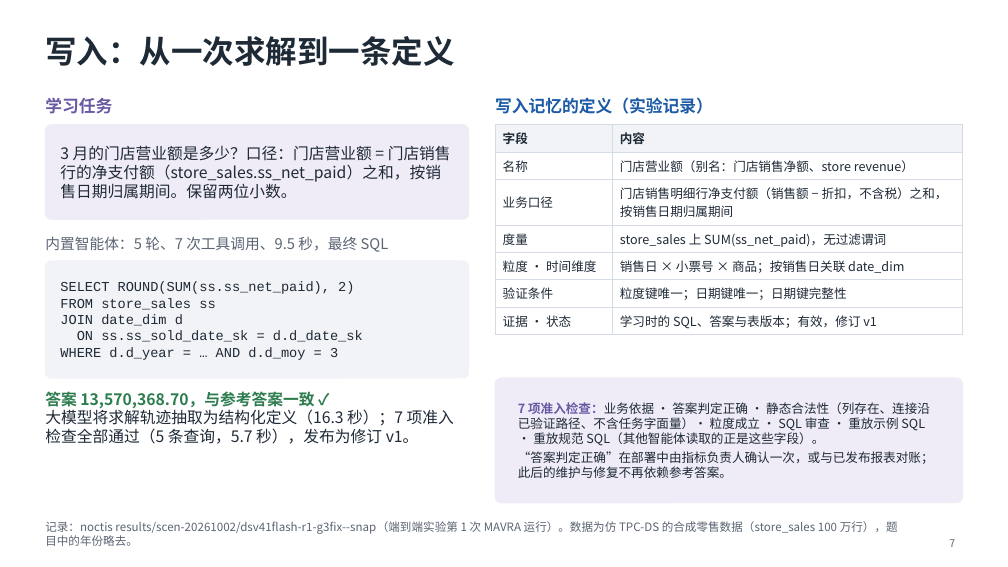
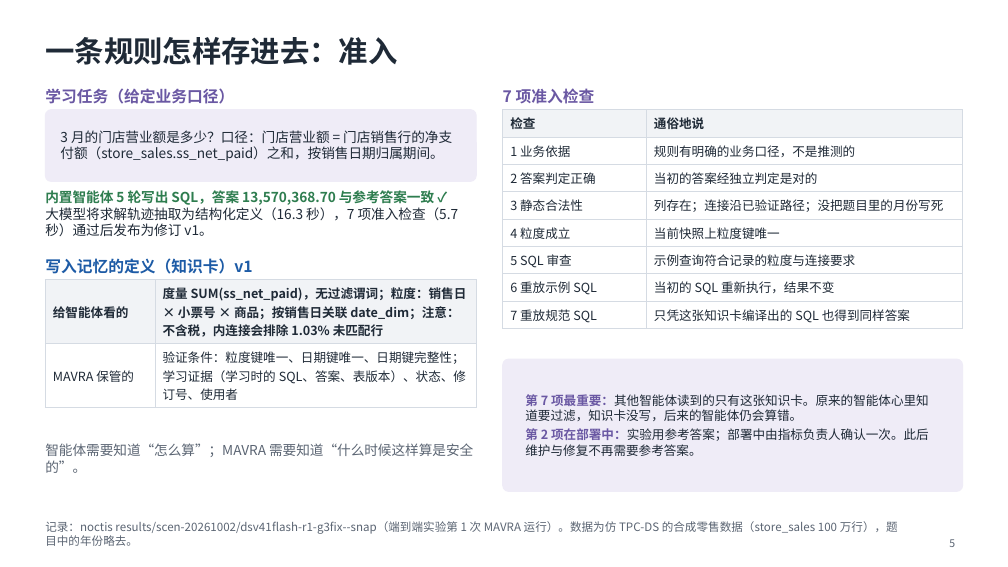
Before and after one commit to mmmttt000045/agent4db-adapter, a slide deck: slide 5 of docs/mavra-system.pptx (slide 7 before the commit). Drawn at 1008x567 pixels with LibreOffice and Linux fonts; fonts in the diff are those of the drawing. Boxes give left, top, right and bottom in pixels: in the first picture for what was removed or moved away, otherwise in the second. Text is boxed around its words. In the diff, an @@ line names an element or a change of style, - is before the commit and + after.

```diff
--- a/docs/mavra-system.pptx
+++ b/docs/mavra-system.pptx
@@ title at [45,37,397,65]: text changed; size 30 to 28 pt @@
-写入：从一次求解到一条定义
+一条规则怎样存进去：准入
@@ text at [45,88,234,104]: text changed; size 16 to 15 pt @@
-学习任务
+学习任务（给定业务口径）
@@ text at [503,88,595,104]: text changed; size 16 to 15 pt; text colour #1D5BA6 to #6A58A3 @@
-写入记忆的定义（实验记录）
+7 项准入检查
@@ rounded rectangle at [45,110,476,181]: proportions changed @@
@@ rounded rectangle: place and size @@
-rounded rectangle at [45,125,469,219]
+rounded rectangle at [45,110,476,181]
@@ table added at [503,110,963,327], 8 rows, 2 columns @@
+检查 | 通俗地说
+1 业务依据 | 规则有明确的业务口径，不是推测的
+2 答案判定正确 | 当初的答案经独立判定是对的
+3 静态合法性 | 列存在；连接沿已验证路径；没把题目里的月份写死
+4 粒度成立 | 当前快照上粒度键唯一
+5 SQL 审查 | 示例查询符合记录的粒度与连接要求
+6 重放示例 SQL | 当初的 SQL 重新执行，结果不变
+7 重放规范 SQL | 只凭这张知识卡编译出的 SQL 也得到同样答案
@@ text at [60,130,452,161]: text changed; size 15 to 13 pt @@
-3 月的门店营业额是多少？口径：门店营业额 = 门店销售行的净支付额（store_sales.ss_net_paid）之和，按销售日期归属期间。保留两位小数。
+3 月的门店营业额是多少？口径：门店营业额 = 门店销售行的净支付额（store_sales.ss_net_paid）之和，按销售日期归属期间。
@@ table removed at [495,125,963,333], 7 rows, 2 columns @@
-字段 | 内容
-名称 | 门店营业额（别名：门店销售净额、store revenue）
-业务口径 | 门店销售明细行净支付额（销售额 − 折扣，不含税）之和，按销售日期归属期间
-度量 | store_sales 上 SUM(ss_net_paid)，无过滤谓词
-粒度 · 时间维度 | 销售日 × 小票号 × 商品；按销售日关联 date_dim
-验证条件 | 粒度键唯一；日期键唯一；日期键完整性
-证据 · 状态 | 学习时的 SQL、答案与表版本；有效，修订 v1
@@ text at [45,190,459,236]: text changed; size 14 to 13 pt; text colour #5B6573 to #1F2A37 @@
-内置智能体：5 轮、7 次工具调用、9.5 秒，最终 SQL
+内置智能体 5 轮写出 SQL，答案 13,570,368.70 与参考答案一致 ✓
+大模型将求解轨迹抽取为结构化定义（16.3 秒），7 项准入检查（5.7 秒）通过后发布为修订 v1。
@@ text "内置智能体 5 轮写出 SQL，答案 13,570,368.70 ..." at [45,190,459,236]: vertical alignment middle to top @@
@@ rounded rectangle removed at [45,261,469,378] @@
@@ text added at [45,258,252,274], 15 pt, text #1D5BA6, bold @@
+写入记忆的定义（知识卡）v1
@@ table added at [45,280,476,404], 2 rows, 2 columns @@
+给智能体看的 | 度量 SUM(ss_net_paid)，无过滤谓词；粒度：销售日 × 小票号 × 商品；按销售日关联 date_dim；注意：不含税，内连接会排除 1.03% 未匹配行
+MAVRA 保管的 | 验证条件：粒度键唯一、日期键唯一、日期键完整性；学习证据（学习时的 SQL、答案、表版本）、状态、修订号、使用者
@@ text removed at [60,281,363,360] @@
-SELECT ROUND(SUM(ss.ss_net_paid), 2)
-FROM store_sales ss
-JOIN date_dim d
-ON ss.ss_sold_date_sk = d.d_date_sk
-WHERE d.d_year = … AND d.d_moy = 3
@@ rounded rectangle: place and size @@
-rounded rectangle at [495,378,963,503]
+rounded rectangle at [503,359,963,492]
@@ rounded rectangle at [503,359,963,492]: proportions changed @@
@@ text at [525,394,929,456]: text changed @@
-7 项准入检查：业务依据 · 答案判定正确 · 静态合法性（列存在、连接沿已验证路径、不含任务字面量）· 粒度成立 · SQL 审查 · 重放示例 SQL · 重放规范 SQL（其他智能体读取的正是这些字段）。
-“答案判定正确”在部署中由指标负责人确认一次，或与已发布报表对账；此后的维护与修复不再依赖参考答案。
+第 7 项最重要：其他智能体读到的只有这张知识卡。原来的智能体心里知道要过滤，知识卡没写，后来的智能体仍会算错。
+第 2 项在部署中：实验用参考答案；部署中由指标负责人确认一次。此后维护与修复不再需要参考答案。
@@ text at [45,443,473,473]: text changed; size 15 to 13 pt; text colour #1F2A37 to #5B6573 @@
-答案 13,570,368.70，与参考答案一致 ✓
-大模型将求解轨迹抽取为结构化定义（16.3 秒）；7 项准入检查全部通过（5 条查询，5.7 秒），发布为修订 v1。
+智能体需要知道“怎么算”；MAVRA 需要知道“什么时候这样算是安全的”。
@@ page number at [949,539,955,547]: text changed @@
-7
+5
```
Also in this commit, not shown: 6 other slides changed, 7 slides added, 5 slides removed, 2 other files.
